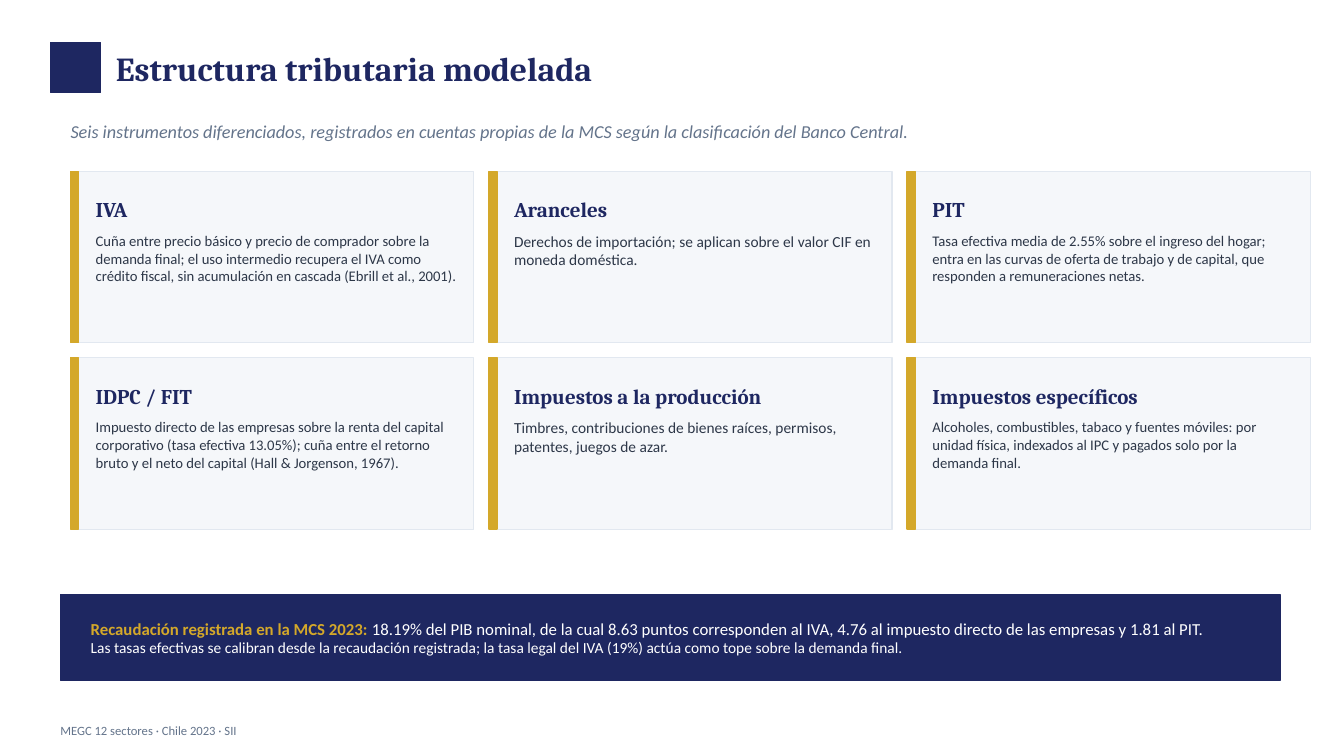
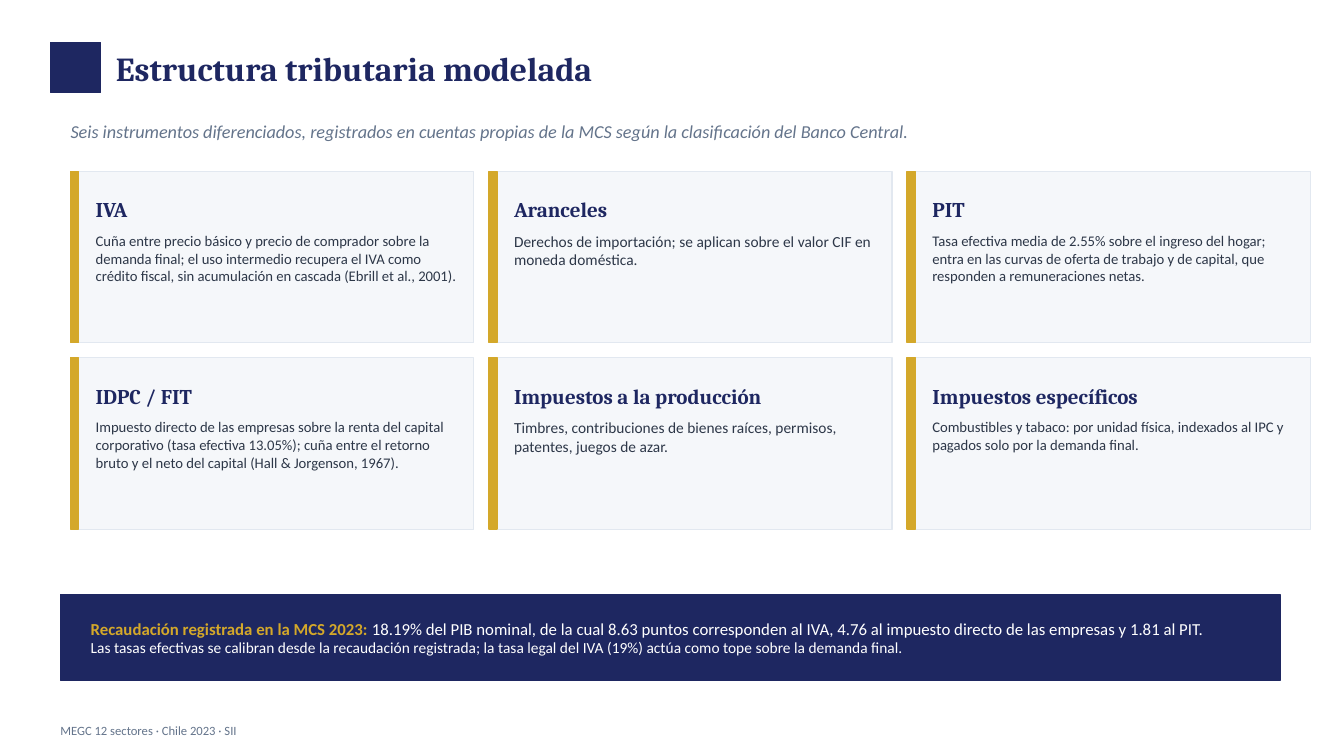
Before and after one commit to fcohenriquez/eq_general, a slide deck: slide 9 of documentacion/paper_rat_54/MEGC_Chile_12sectores_CIAT_202610.pptx. Drawn at 1344x756 pixels with LibreOffice and Linux fonts; fonts in the diff are those of the drawing. Boxes give left, top, right and bottom in pixels: in the first picture for what was removed or moved away, otherwise in the second. Text is boxed around its words. In the diff, an @@ line names an element or a change of style, - is before the commit and + after.

```diff
--- a/documentacion/paper_rat_54/MEGC_Chile_12sectores_CIAT_202610.pptx
+++ b/documentacion/paper_rat_54/MEGC_Chile_12sectores_CIAT_202610.pptx
@@ text at [932,421,1284,453]: text changed @@
-Alcoholes, combustibles, tabaco y fuentes móviles: por unidad física, indexados al IPC y pagados solo por la demanda final.
+Combustibles y tabaco: por unidad física, indexados al IPC y pagados solo por la demanda final.
```
Also in this commit, not shown: 6 other slides changed, 1 slide added, 7 other files.
